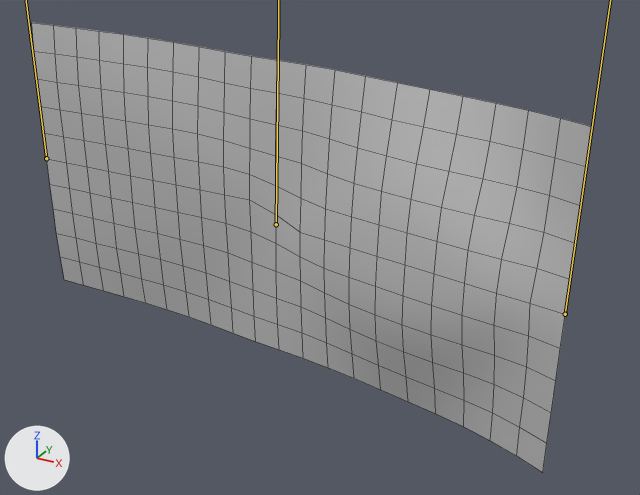
Renders of the FBX model Samples/Flags/objects/flag.fbx from each side of a commit.
Camera for both pictures: a 50 mm lens placed at (0.0242, -0.0228, 0.0103), pointed at (0.0117, -0.0002, -0.0011). The axes (+X, +Y, +Z) are drawn at lower left. The lights are the same throughout. Both versions are drawn at the pose saved in each file; the numbers are the values there. The bones that bend it are drawn over the model as lines. Mesh edges are drawn as thin lines.

In view in the first picture: 'flag'.
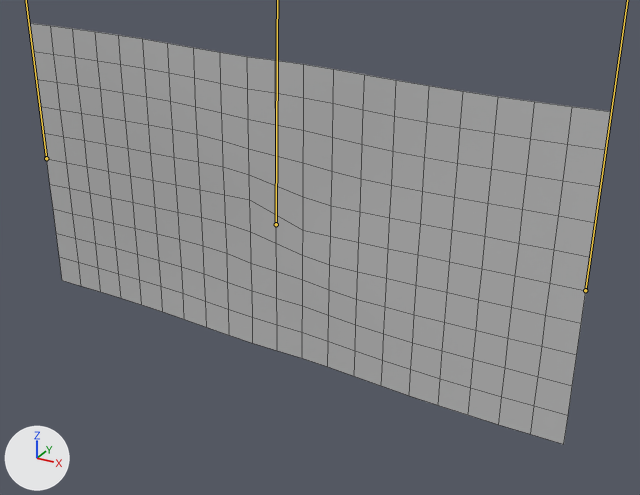
Where the change shows, as pixel boxes (x1, y1, x2, y2) in the pictures (640 x 495 px):
```json
{"object": "flag", "change": "posed", "before": [32, 23, 593, 473], "after": [29, 23, 611, 444], "on screen": "6% shorter"}
```

Edits to the scene script, one JSON object a line:
```json
{"block": "bone_mid", "where": "bone_mid = bpy.data.objects['flag_all'].pose.bones['mid']  # child of 'root'"}
{"op": "set", "path": "bone_mid.rotation_quaternion", "old": "(0.996, -0.023, -0.083, -0.002)", "new": "(1.0, -0.023, 0.0, 0.0)", "note": "degrees (-3, -9, 0) -> degrees (-3, 0, 0)"}
{"block": "bone_end", "where": "bone_end = bpy.data.objects['flag_all'].pose.bones['end']  # child of 'mid'"}
{"op": "set", "path": "bone_end.rotation_quaternion", "old": "(0.966, 0.0, -0.259, 0.0)", "new": "(1.0, 0.0, 0.0, 0.0)", "note": "degrees (0, -30, 0) -> degrees (0, 0, 0)"}
```
